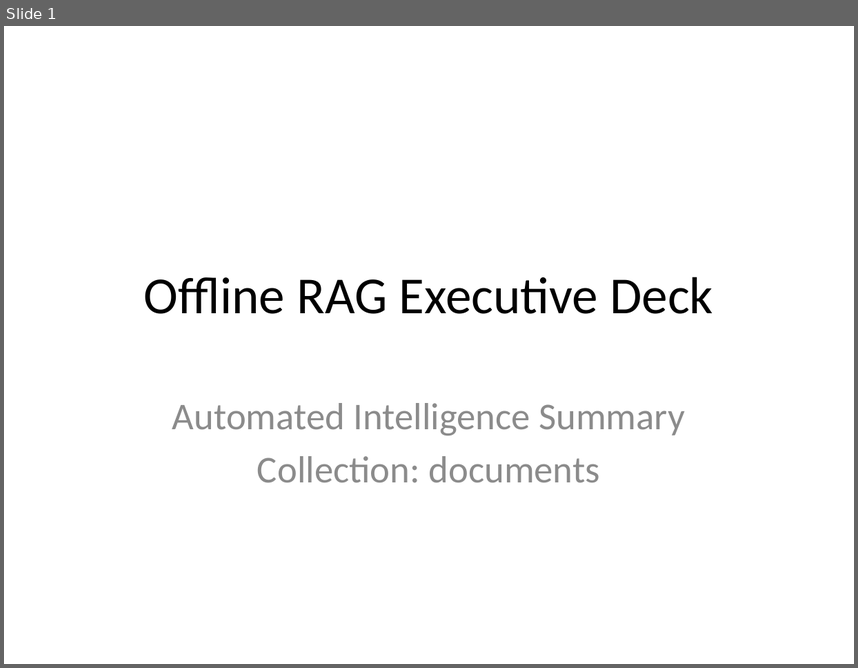
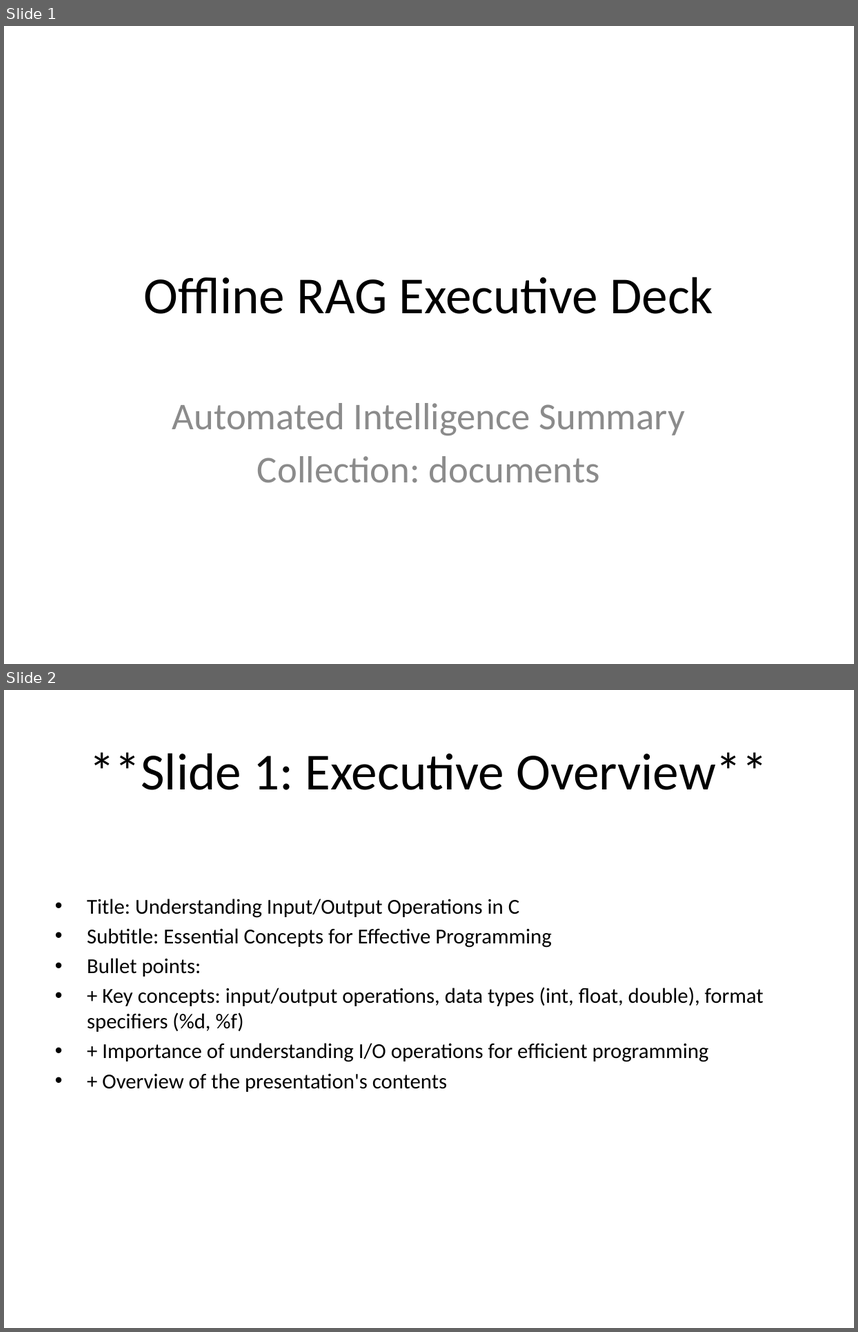
Before and after one commit to kalakonda-akshay/RAG, a slide deck: data/reports/Executive_Deck.pptx. Shown one above the other, each under a label of ours: slide 1 before the commit, slides 1 and 2 after it. The pictures are 858x668 and 858x1332 pixels, drawn with LibreOffice and Linux fonts; fonts in the diff are those of the drawing. Boxes give left, top, right and bottom in pixels: in the first picture for what was removed or moved away, otherwise in the second. Text is boxed around its words. In the diff, an @@ line names an element or a change of style, - is before the commit and + after.

```diff
--- a/data/reports/Executive_Deck.pptx
+++ b/data/reports/Executive_Deck.pptx
@@ slide 2 added at box(4, 690, 854, 1328), background #FFFFFF @@
@@ title added at box(89, 752, 767, 790), 44 pt, text #000000 @@
+**Slide 1: Executive Overview**
@@ text added at box(87, 898, 764, 1092), 18 pt, text #000000 @@
+• Title: Understanding Input/Output Operations in C
+• Subtitle: Essential Concepts for Effective Programming
+• Bullet points:
+• + Key concepts: input/output operations, data types (int, float, double), format specifiers (%d, %f)
+• + Importance of understanding I/O operations for efficient programming
+• + Overview of the presentation's contents
```
Also in this commit, not shown: 3 slides changed, 1 slide removed, 36 other files.
